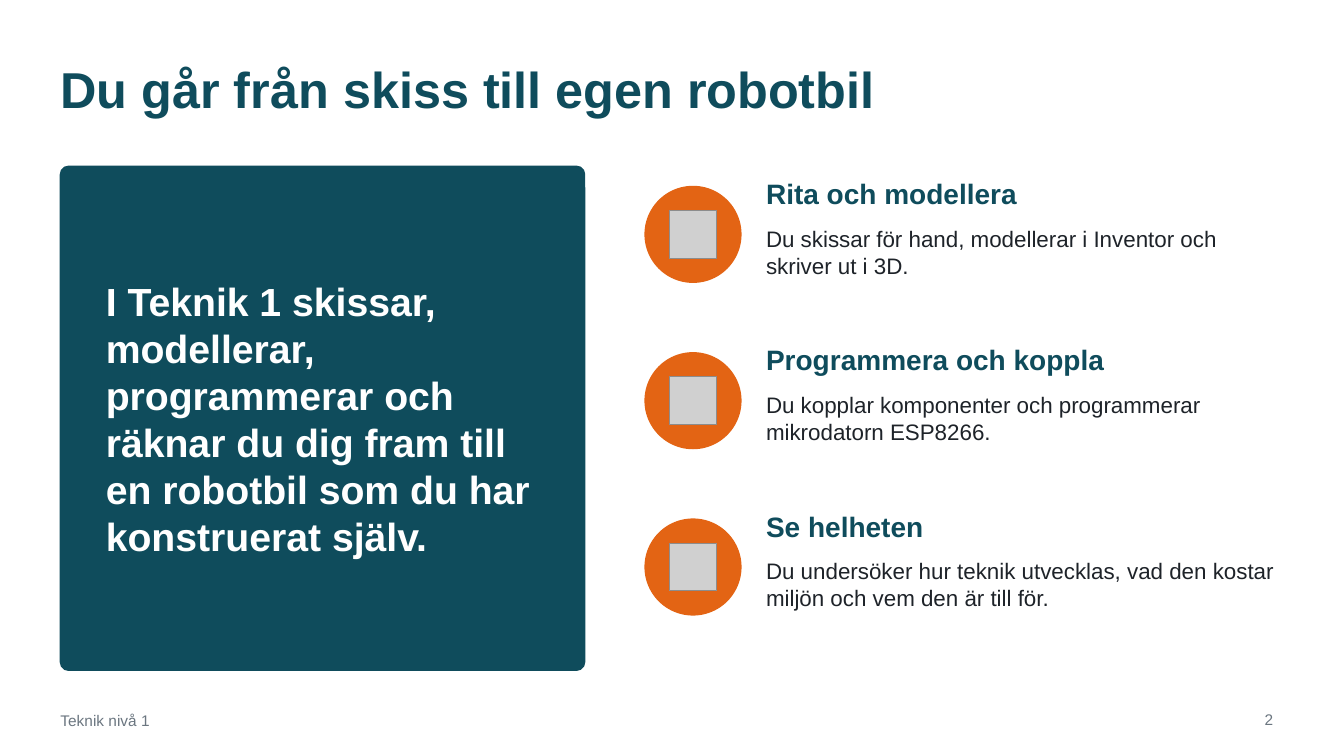
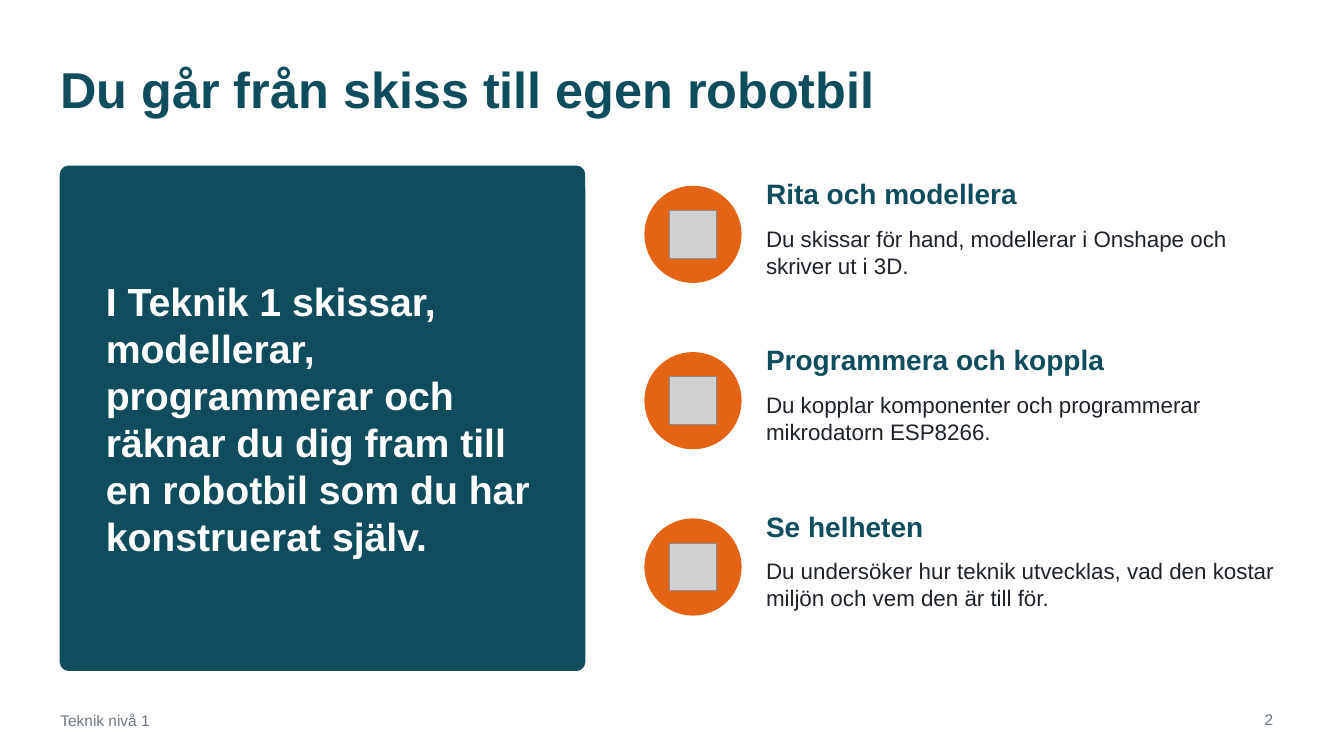
Before and after one commit to abbindustrigymnasium/teknik1, a slide deck: slide 2 of Teknik 1 - Kurspresentation.pptx. Drawn at 1344x756 pixels with LibreOffice and Linux fonts; fonts in the diff are those of the drawing; grey boxes stand for pictures. Boxes give left, top, right and bottom in pixels: in the first picture for what was removed or moved away, otherwise in the second. Text is boxed around its words. In the diff, an @@ line names an element or a change of style, - is before the commit and + after.

```diff
--- a/Teknik 1 - Kurspresentation.pptx
+++ b/Teknik 1 - Kurspresentation.pptx
@@ text at [766, 230, 1226, 275]: text changed @@
-Du skissar för hand, modellerar i Inventor och skriver ut i 3D.
+Du skissar för hand, modellerar i Onshape och skriver ut i 3D.
```
Also in this commit, not shown: 4 other slides changed, 16 other files.
